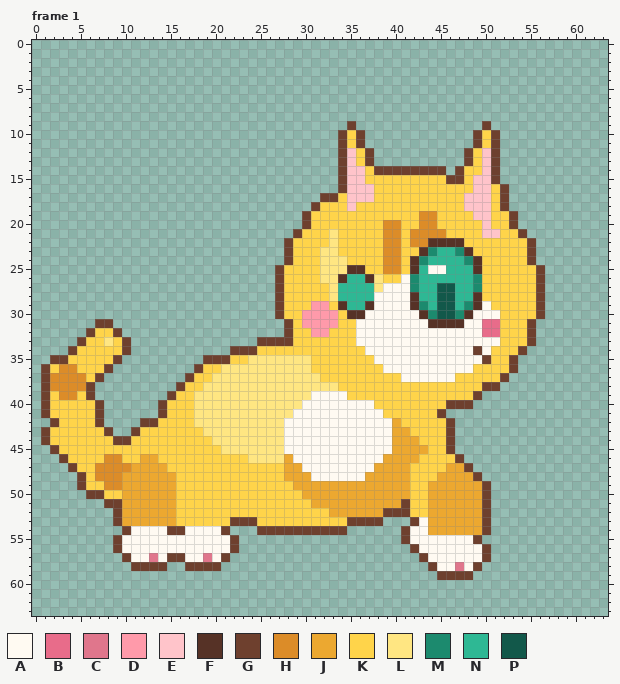
Two states of a pixel-art file, assets/pixel/cat/walk.aseprite. Above: the version before the commit.
64x64 pixels, 4 frames. Shown: frame 1. The commit also changed other frames, which this record leaves out.
Palette (. is transparent): A #fffaf2  B #e86c8a  C #e0768c  D #ff9aaa  E #ffc4ca  F #563226  G #6e402e  H #dc8c28  J #eca830  K #ffd44a  L #ffe682  M #1c8a6e  N #2eb894  P #12584a
Pixels before, frame 1 (only the part around the change), first column x 0:
 1 ................................................................
 2 ................................................................
 3 ................................................................
 4 ................................................................
 5 ................................................................
 6 ................................................................
 7 ................................................................
 8 ................................................................
 9 ...................................G..............G.............
10 ..................................GKG............GKG............
11 ..................................GKG............GKG............
12 ..................................GEKG..........GKEG............
13 ..................................GEKG..........GKEG............
14 ..................................GEEKGGGGGGGG.GKKEG............
15 ..................................GEEKKKKKKKKKGGKEEG............
16 ..................................GEEEKKKKKKKKKKKEEKG...........
17 ................................GGKEEEKKKKKKKKKKEEEKG...........
18 ...............................GKKKEKKKKKKKKKKKKEEEKG...........
19 ..............................GKKKKKKKKKKKKHHKKKKEEKKG..........
20 ..............................GKKKKKKKKHHKKHHKKKKKEKKG..........
21 .............................GKKKLKKKKKHHKHHHHKKKKEEKKG.........
22 ............................GKKKKLKKKKKHHKHHFFFFKKKKKKKG........
23 ............................GKKKLLKKKKKHHKKFMNNMFKKKKKKG........
24 ............................GKKKLLLKKKKHHKFMNNNNMFKKKKKG........
25 ...........................GKKKKLLLFFKKHHKFNAANNNFKKKKKKG.......
26 ...........................GKKKKLLFNNFLKKAMNNNNNNMKKKKKKG.......
27 ...........................GKKKKKLNNNNLAAAMNNPPNNMKKKKKKG.......
28 ...........................GKKKKKLNNNNAAAAFNNPPNNFKKKKKKG.......
29 ...........................GKKKDDKFNNFAAAAFMNPPNMFAKKKKKG.......
30 ...........................GKKDDDDKFFAAAAAAFMPPMFAAAKKKKG.......
31 .......GG...................GKDDDDKKAAAAAAAAFFFFAABBKKKG........
32 ......GKKG..................GKKDDKKKAAAAAAAAAAAAAABBKKKG........
33 .....GKKLKG..............GGGGKKKKKKKAAAAAAAAAAAAAAAAKKKG........
34 ....GKKKKKG...........GGGKKKKKKKKKKKKAAAAAAAAAAAAGAKKKG.........
35 ..GGKKKKKG.........GGGKKLLLLLLLKKKKKKKAAAAAAAAAAAAGKKG..........
36 .GKHHKKKG.........GKKLLLLLLLLLLKKKKKKKKAAAAAAAAAAKKKKG..........
37 .GHHHHKG.........GKKLLLLLLLLLLLLKKKKKKKKKAAAAAAKKKKKG...........
38 .GHHHHG.........GKKLLLLLLLLLLLLLLLKKKKKKKKKKKKKKKKGG............
39 .GKHHKG........GKKLLLLLLLLLLLLLAAAAKKKKKKKKKKKKKKG..............
40 .GKKKKKG......GKKKLLLLLLLLLLLLAAAAAAAAKKKKKKKKGGG...............
41 .GKKKKKG......GKKKLLLLLLLLLLLAAAAAAAAAAKKKKKKG..................
42 ..GKKKKG....GGKKKKLLLLLLLLLLAAAAAAAAAAAAJKKKKKG.................
43 .GKKKKKKG..GKKKKKKKLLLLLLLLLAAAAAAAAAAAAJJKKKKG.................
44 .GKKKKKKKGGKKKKKKKKKLLLLLLLLAAAAAAAAAAAAJJJKKKG.................
45 ..GKKKKKKKKKKKKKKKKKKLLLLLLLAAAAAAAAAAAAJJJJKKG.................
46 ...GKKKKHHKKJJKKKKKKKKKKLLLLJAAAAAAAAAAJJJJKKKKG................
47 ....GKKHHHHJJJJKKKKKKKKKKKKKJJAAAAAAAAJJJJKKKKJJG...............
48 .....GKHHHJJJJJJKKKKKKKKKKKKJJJAAAAAAJJJJJKKKJJJJG..............
49 .....GKKHHJJJJJJKKKKKKKKKKKKKJJJJJJJJJJJJJKKJJJJJJG.............
50 ......GGKKJJJJJJKKKKKKKKKKKKKKJJJJJJJJJJJJKKJJJJJJG.............
51 ........GGJJJJJJKKKKKKKKKKKKKKKJJJJJJJJJJGKKJJJJJJG.............
52 .........GJJJJJJKKKKKKKKKKKKKKKKKJJJJJJGGGKKJJJJJJG.............
53 .........GJJJJJJKKKKKKGGGKKKKKKKKKKGGGG...GAJJJJJJG.............
54 ..........GAAAAGGAAAAG...GGGGGGGGGG......GAAJJJJJJG.............
55 .........GAAAAAAAAAAAAG..................GAAAAAAAG..............
56 .........GAAAAAAAAAAAAG...................GAAAAAAAG.............
57 ..........GAACAGGAACAG.....................GAAAAAAG.............
58 ...........GGGG..GGGG.......................GAACAG..............
59 .............................................GGGG...............
60 ................................................................
61 ................................................................
62 ................................................................
63 ................................................................
The result:
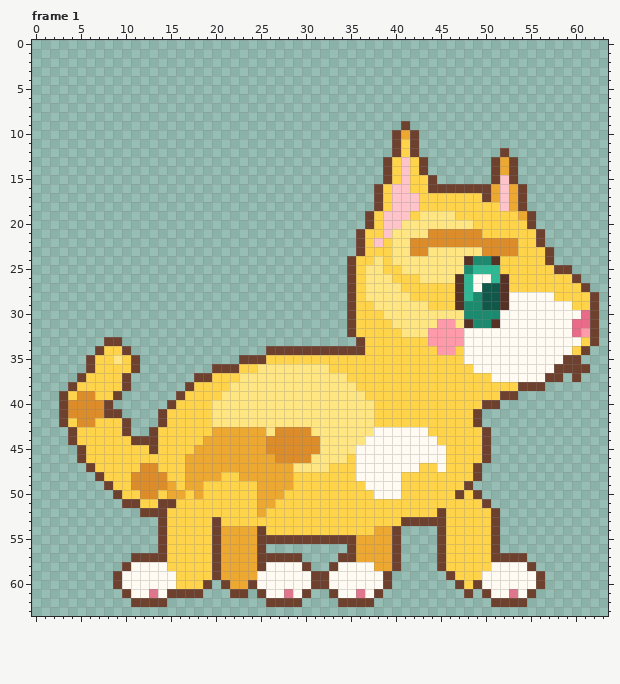
Difference:
Changed rows in their new state; - is an unchanged pixel.
Frame 1, layer "pixel":
first column x 1:
 9 ----------------------------------.-----G--------.------------
10 ---------------------------------...---GJG------...-----------
11 ---------------------------------...---GKG------...-----------
12 ---------------------------------....--GKG-----....G----------
13 ---------------------------------....-GKEKG----...-JG---------
14 ---------------------------------.....-KEK-..-....-JG---------
15 ---------------------------------.....G-E--G......-EG---------
16 ---------------------------------....G-EE--GGGGGGGJEJG--------
17 -------------------------------......G-EEE-----KKGJEJG--------
18 ------------------------------.......G-EEE-----KKK-EJG--------
19 -----------------------------.......G-EEE-LLLL--KK--KJG-------
20 -----------------------------.......G-EELLLLLLLL-K--KKG-------
21 ----------------------------.......G--ELLLL--HHHHKK--KKG------
22 ---------------------------........G-EKLL--HHHHHHHHHH-KG------
23 ---------------------------........G--KLLHHLLLLLLHHHH-KKG-----
24 ---------------------------.......G--LKLLLLLLLLFMMF---KKG-----
25 --------------------------........GKLLKKLLLLLLLMNNN----KKGG---
26 --------------------------........GKL-L-KKLLLLF-AANF---KKKKG--
27 --------------------------........GKL-LLKKKKKKF-APPF---KKKKKG-
28 --------------------------........GKLLLLLKKKKKF-MPPFAAAAAKKKKG
29 --------------------------........GKKLLLLLLKKKF-MPPFAAAAAAAKKG
30 --------------------------........GKKKLLLLLLLLLMMMMAAAAAAAAABG
31 ------..-------------------.......GKKKKLLLLLDDLFMMFAAAAAAAABBG
32 -----....------------------.......GKKKKKLLLDDDD--AAAAAAAAAABDG
33 ----...GG.--------------...........GKKKKKKKDDDD----AAAAAAAAAKG
34 ---...G--------------....GGGGGGGGGGGKKKKKKKKDDK-A-AAAAAAAAAKG-
35 -....G--LKG-------....GGGKKKKK-------KKKKKKKKKK--AAAAAAAAAGG--
36 .....G-KKKG------..GGGKK------LL------KKKKKKKKKKAAAAAAAAAGGGG-
37 ....G-KKKG------.GGKKK---------LLL------KKKKKK----AAAAAAGG-G--
38 ...GKKKKKG-----.G-KKK------------LL--------------KKKKGGG------
39 ..GKHHKKG-----.G-KKK----------LLLLLL------------KKKGG---------
40 ..GHHHHG-----.G--KK----------LLLLLLLL--------KKKKGG-----------
41 ..GHHHHGG--------KK---------LLLLLLLLLK------KKKKG-------------
42 -.G-HHKKKG-..G---KK--------LLLLLLLLLLKKK-----KKKG-------------
43 ...G---KKG..G-----KJJJJJJ-HHHHLLLLLLL--AAAA--KKKKG------------
44 ...G----KKGGG-----JJJJJJJHHHHHHLLLLL---AAAAA-KKKKG------------
45 -...G-------G----JJJJJJJJHHHHHHLLLL----AAAAAAKKKKG------------
46 --..G--KK--KK---JJJJJJJJJJHHHHLLLLK---AAAAAAA-KKKG------------
47 ---..GKKKKKHHK--JJJJJJJJJJJ-LLLLKKK--AAAAA--AKKKG-------------
48 ----..GKKKHHHHK-JJJJ--JJJJJ-KKKKKKK-AAAAK---KKKK--------------
49 ----...GKKHHHH--JJ------JJJJKKKKKKKKAAAAK--KKKKG..------------
50 -----...GKKHHK-J-J------JJJ--KKKKKKKKAAAK--KKKGKG.------------
51 -------..GGKKGG---------JJ----KKKKKKKKKKK--KKKKKK-------------
52 --------...GGGK---------J-------KKKKKKKKK--KGKKKKKG-----------
53 --------.....GK----G-KKK----------KKKKKKG-GGGKKKKKG-----------
54 ---------....GKKKKKGJJJJ-KKKKKKKKKKKKJJG....GKKKKKG-----------
55 --------.....GKKKKKGJJJJGGGGGGGGGGGJJJJG....GKKKKKG-----------
56 --------.....GKKKKKGJJJJG---------GJJJJG-...GKKKKKG-----------
57 ---------.GGGGKKKKKGJJJJGGGGG----GGJJJJG--..GKKKKKGGGG--------
58 ---------GAAAAKKKKK-JJJJGAAAAG--GAAAAJJG---.GKKKKKAAAAG-------
59 --------GAAAAAAKKKKGJJJJAAAAAAGGAAAAAAG-----.-KKKAAAAAAG------
60 --------GAAAAAAKKKG-GJJGAAAAAAGGAAAAAAG-------GKGAAAAAAG------
61 ---------GAACAGGGG---GG-GAACAG--GAACAG---------G-GAACAG-------
62 ----------GGGG-----------GGGG----GGGG-------------GGGG--------
